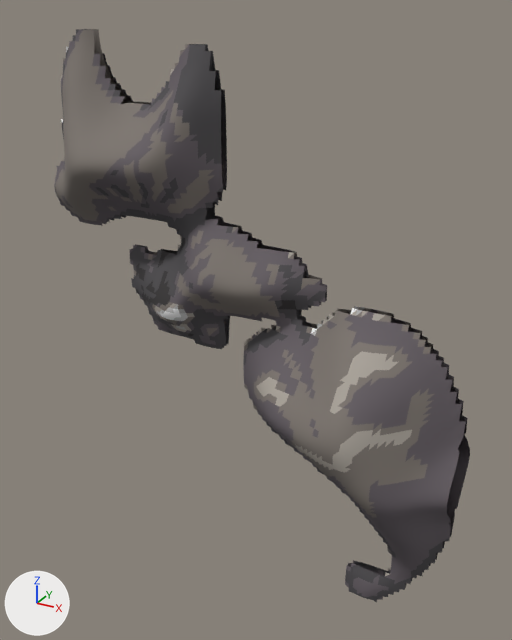
The glTF model phaser-game/public/assets/models3d/kkorisagwi.glb: old version first, new version second.
Before and after are seen from a 50 mm lens placed at (502.0, -886.0, 902.0), pointed at (8.0, 12.0, 453.0). The lights are fixed; the arrows at lower left show +X, +Y and +Z. The older version comes first. Vertices at exactly the same position are counted once.

The first picture shows 'kkorisagwi'.
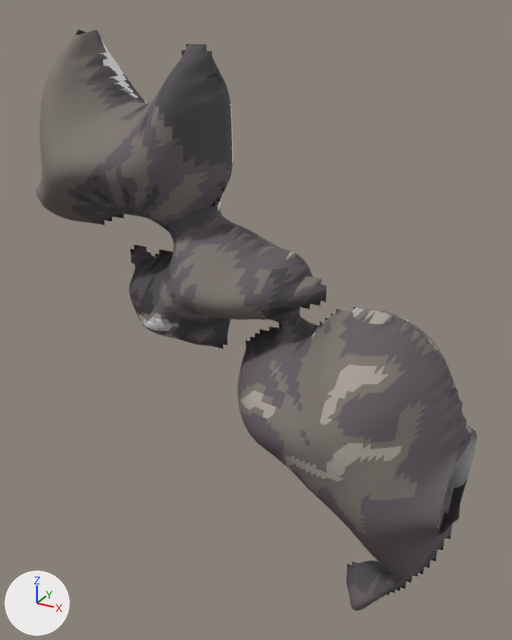
Edits to the bpy script that builds the scene:
```text
Change me_kkorisagwi:
    used by ob_kkorisagwi; location = (0.0, 0.0, 0.0)
    remove me_kkorisagwi.from_pydata(...)  # 6784 vertices, 12540 faces; spans x -358.0..350.0, y -135.0..135.0, z 0.0..873.0
    add me_kkorisagwi.from_pydata(...)  # 6295 vertices, 12468 faces; spans x -358.0..358.0, y -155.0..155.0, z 0.0..873.0
    me_kkorisagwi part 1: the loose piece of 3392 vertices spanning x -358.0..350.0, y -135.0..-2.0, z 0.0..873.0 is rebuilt with 6295 vertices and now spans x -358.0..358.0, y -155.0..155.0, z 0.0..873.0
    me_kkorisagwi part 2: the loose piece of 3392 vertices spanning x -358.0..350.0, y 2.0..135.0, z 0.0..873.0 is deleted
```

Location of each change, (x1, y1, x2, y2) in pixels of the pictures (512 x 640 px):
'kkorisagwi', reshaped
    before: (54, 29, 470, 603)
    after: (36, 30, 477, 611)
part 1 of me_kkorisagwi, rebuilt (7% wider)
    before: (54, 29, 466, 603)
    after: (36, 30, 477, 611)
part 2 of me_kkorisagwi, deleted (mostly hidden)
    before: (84, 29, 470, 590)
